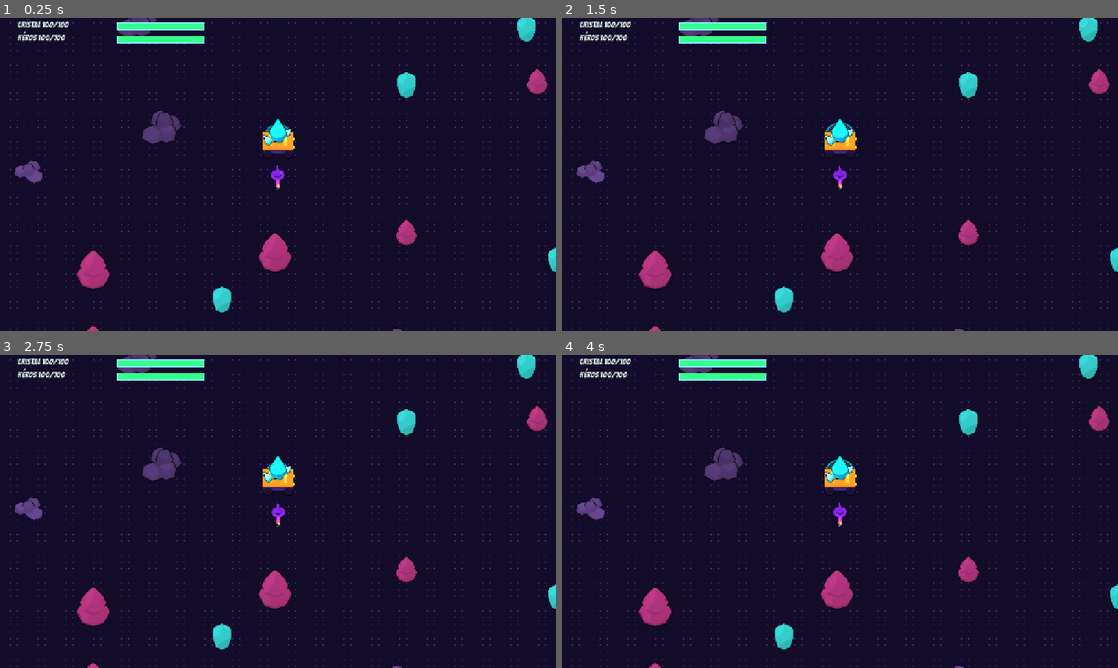
Above: before the commit, frames 1-4 (two rows, left to right).
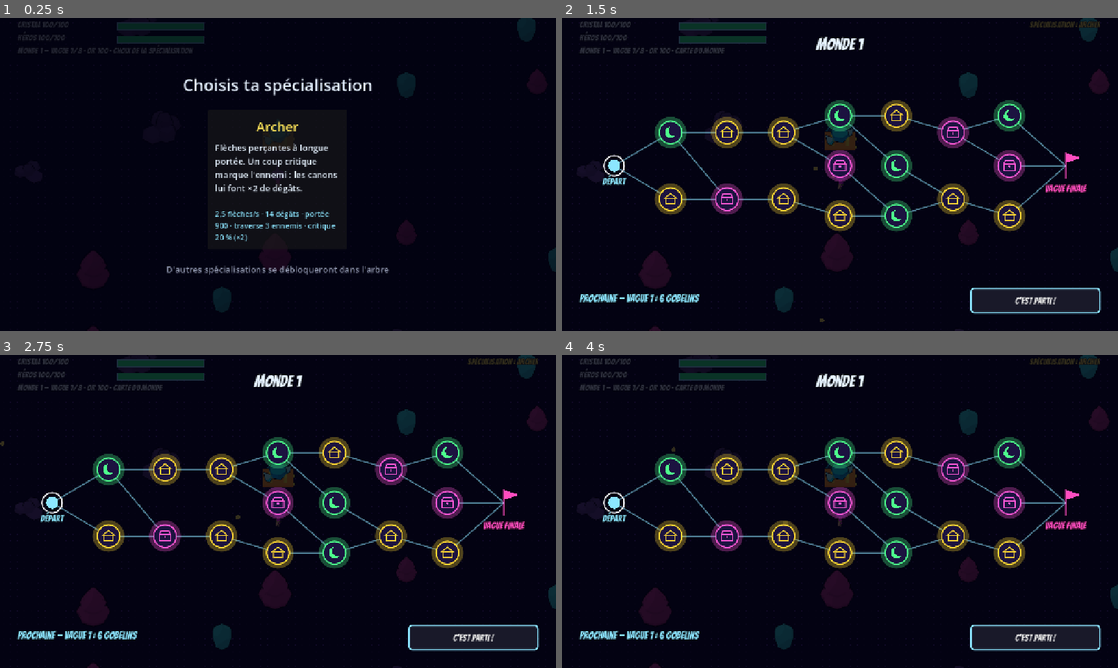
Above: after the commit, the same moments.

Repository: keutarcrash-sudo/first-game
Game: Godot game, scene res://src/game/main.tscn
Same seed, same stepped clock (60 frames per second), same inputs: the game is played once before the commit and once after it.
Inputs (mouse positions are in pixels of both pictures, inside the frame that each line leads up to):
- Up to frame 1 (0.25 s): no input
- Up to frame 2 (1.5 s): click (840, 180) at 0.52 s; click (673, 133) at 1.27 s
- Up to frame 3 (2.75 s): click (111, 536) at 2.02 s
- Up to frame 4 (4 s): click (728, 470) at 2.77 s; click (728, 536) at 3.52 s

The runs differ from the first frame. In frame 1, 89% of the frame differs, in the area x 0-100%, y 0-100%; in frame 2, 15%; in frame 3, 15%; in frame 4, 15%.
Error before the commit: Parse Error: The function signature doesn't match the parent. Parent signature is "_set(StringName, Variant) -> bool". (res://src/ui/cursor_art.gd:195)

Commit message:
fix: fonction de dessin du viseur renommée (_set est réservé par Godot)
Story: viseur et pointeur

Co-Authored-By: Claude Opus 5.5 <noreply@anthropic.com>
Claude-Session: https://claude.ai/code/session_01UVM1eXdfi8dYgM4xtfgzQe

Diff:
--- a/src/ui/cursor_art.gd
+++ b/src/ui/cursor_art.gd
@@ -122,13 +122,13 @@
 	for dy: int in range(-outer_r, outer_r + 1):
 		for dx: int in range(-outer_r, outer_r + 1):
 			if dx * dx + dy * dy < outer_r * outer_r:
-				_set(img, c + dx, c + dy, _outline)
+				_put_pixel(img, c + dx, c + dy, _outline)
 	for arm: Rect2i in arms:
 		_fill_rect(img, arm, fill)
 	for dy: int in range(-_dot_radius, _dot_radius + 1):
 		for dx: int in range(-_dot_radius, _dot_radius + 1):
 			if dx * dx + dy * dy <= _dot_radius * _dot_radius:
-				_set(img, c + dx, c + dy, fill)
+				_put_pixel(img, c + dx, c + dy, fill)
 	return img
 
 
@@ -192,7 +192,7 @@
 		img.fill_rect(clipped, color)
 
 
-static func _set(img: Image, x: int, y: int, color: Color) -> void:
+static func _put_pixel(img: Image, x: int, y: int, color: Color) -> void:
 	if x >= 0 and y >= 0 and x < img.get_width() and y < img.get_height():
 		img.set_pixel(x, y, color)
 
